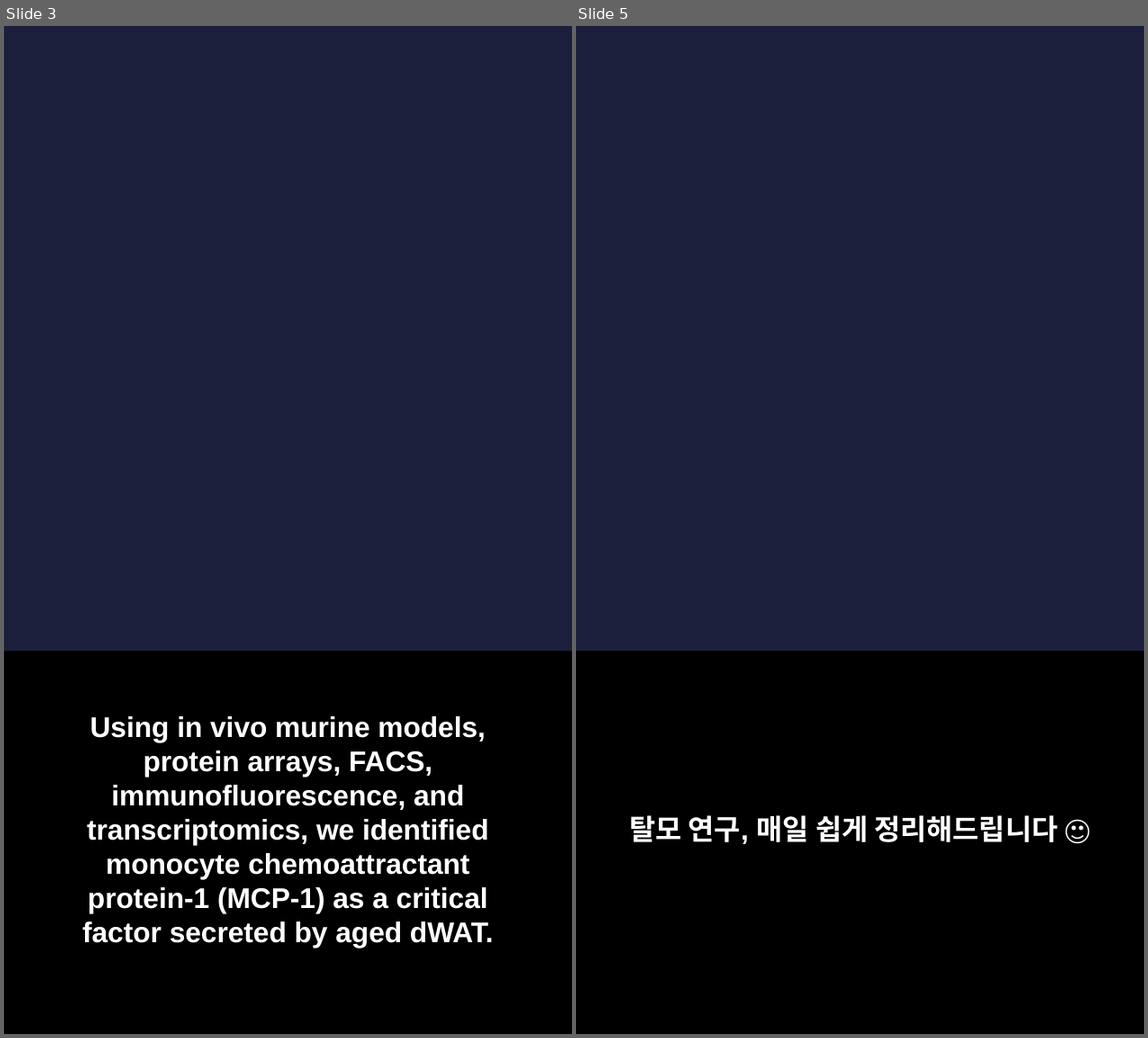
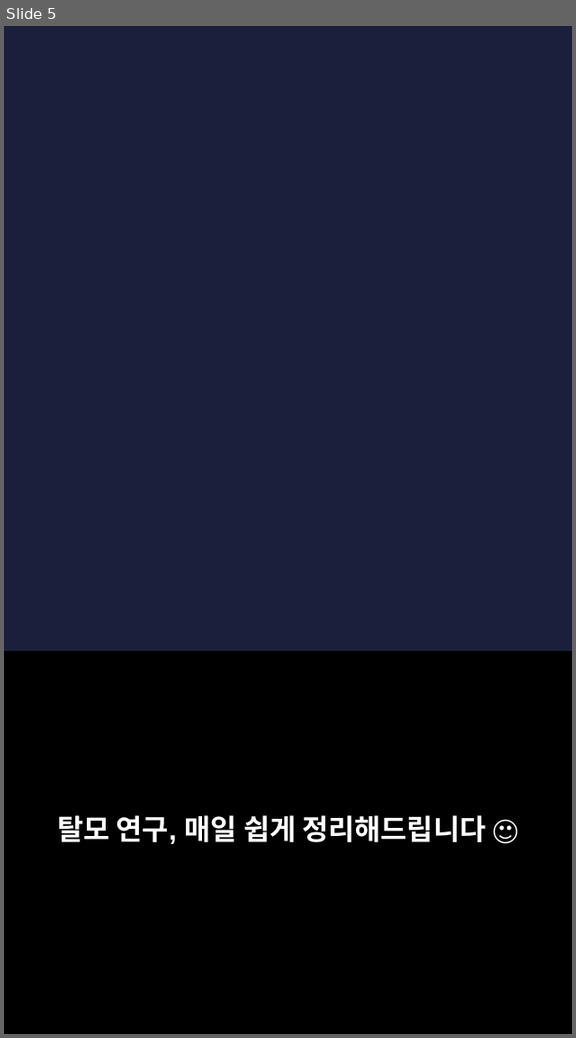
Before and after one commit to hyokang2010-BJ-ANTH/product-builder-test, a slide deck: pwa/data/latest/slides.pptx. Shown side by side, each under a label of ours: slides 3 and 5 before the commit, slide 5 after it; the slides between them are not shown. The pictures are 1148x1038 and 576x1038 pixels, drawn with LibreOffice and Linux fonts; fonts in the diff are those of the drawing; background and template pictures are left out. Boxes give left, top, right and bottom in pixels: in the first picture for what was removed or moved away, otherwise in the second. Text is boxed around its words. In the diff, an @@ line names an element or a change of style, - is before the commit and + after.

```diff
--- a/pwa/data/latest/slides.pptx
+++ b/pwa/data/latest/slides.pptx
@@ slide 3 removed at [4,26,572,1034], background picture (left out) @@
@@ rectangle removed at [4,652,572,1034] @@
@@ text removed at [82,716,494,948] @@
-Using in vivo murine models, protein arrays, FACS, immunofluorescence, and transcriptomics, we identified monocyte chemoattractant protein-1 (MCP-1) as a critical factor secreted by aged dWAT.
```
Also in this commit, not shown: 3 slides changed, 5 slides added, 3 other slides removed, 26 other files.
